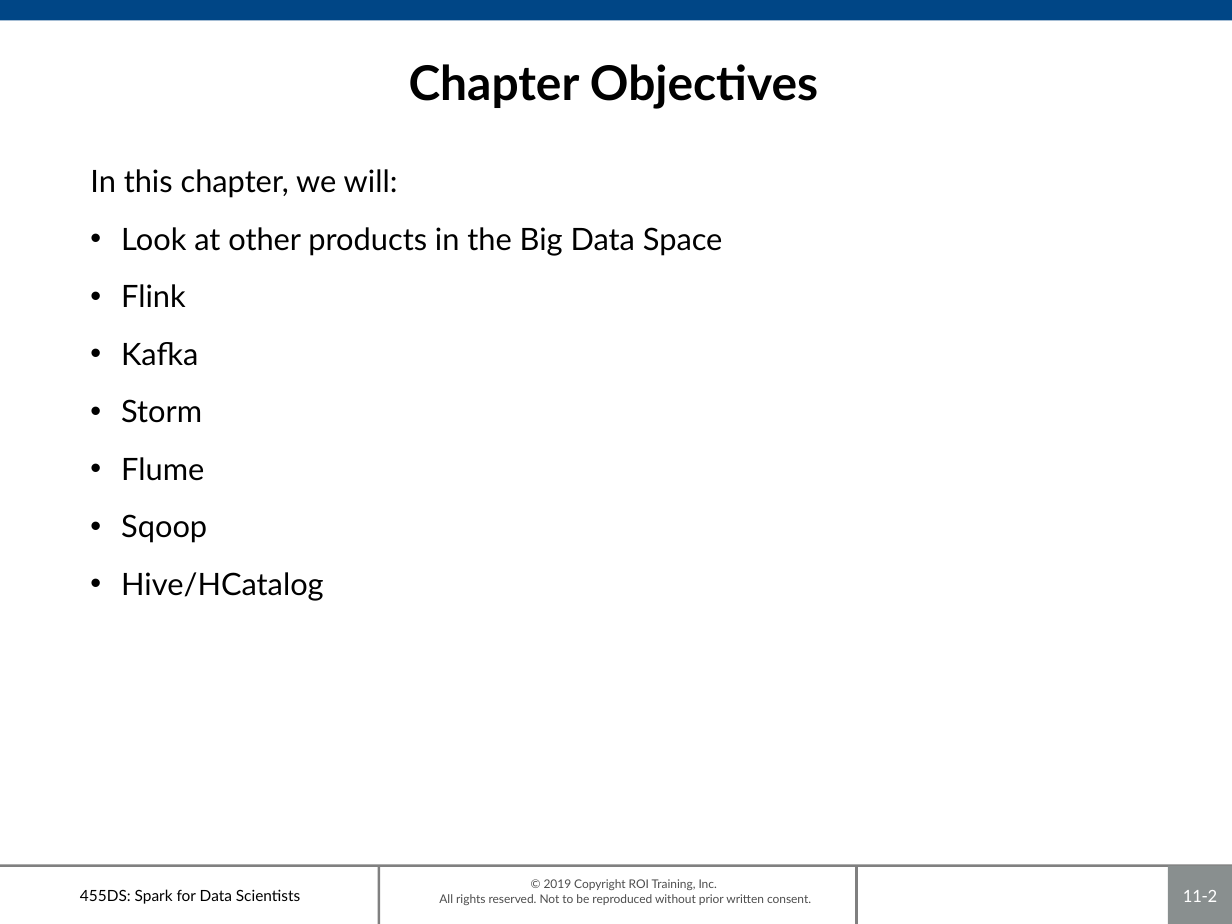
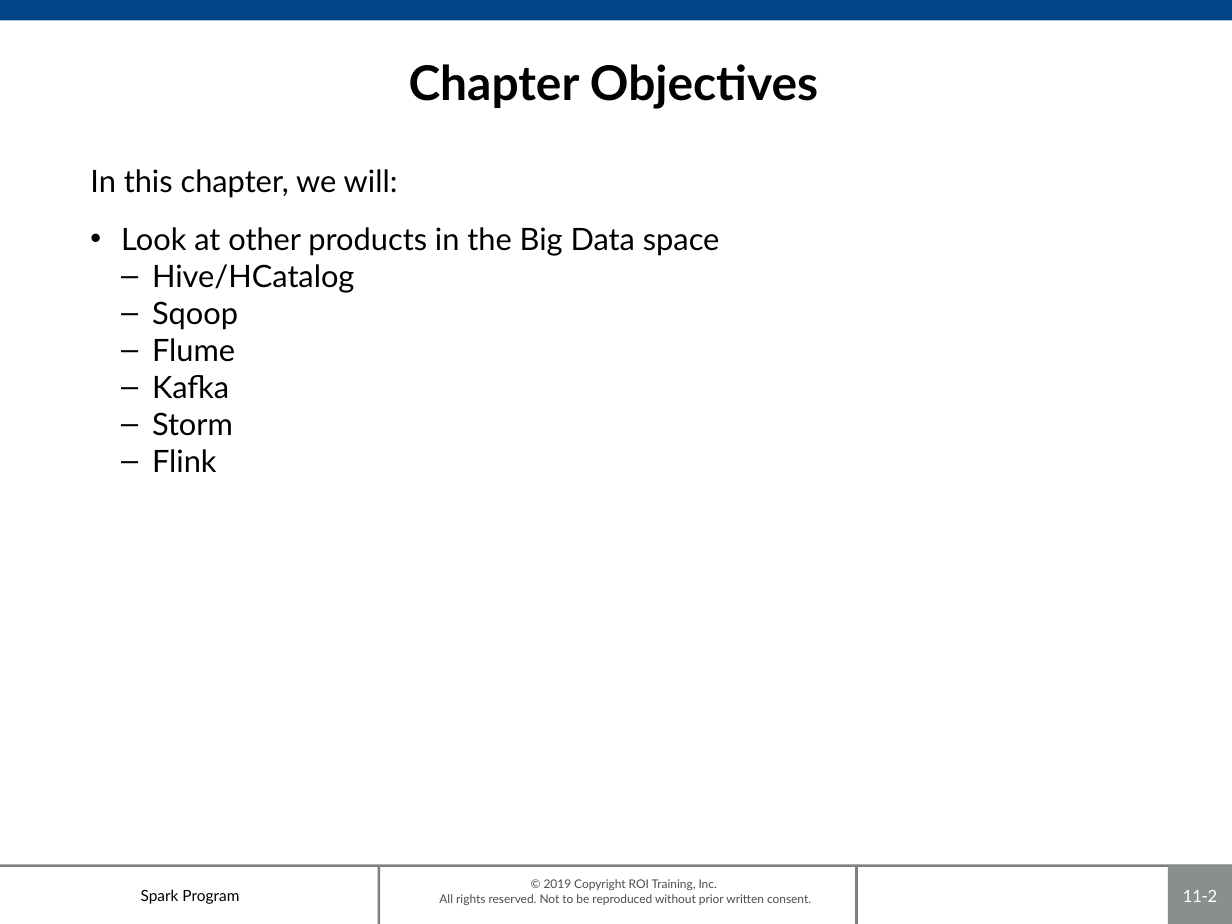
Before and after one commit to roitraining/SparkProgram, a slide deck: slide 2 of Day8/Ch11_Ecosystem.pptx. Drawn at 1232x924 pixels with LibreOffice and Linux fonts; fonts in the diff are those of the drawing; background and template pictures are left out. Boxes give left, top, right and bottom in pixels: in the first picture for what was removed or moved away, otherwise in the second. Text is boxed around its words. In the diff, an @@ line names an element or a change of style, - is before the commit and + after.

```diff
--- a/Day8/Ch11_Ecosystem.pptx
+++ b/Day8/Ch11_Ecosystem.pptx
@@ text at box(121, 227, 720, 362): text changed @@
-• Look at other products in the Big Data Space
-• Flink
+• Look at other products in the Big Data space
+  – Hive/HCatalog
+  – Sqoop
+  – Flume
@@ text at box(152, 375, 233, 436): bullet • to –; list level 1 to 2 in "Kafka"; list level 1 to 2 in "Storm" @@
@@ text at box(152, 449, 217, 472): text changed @@
-• Flume
-• Sqoop
-• Hive/HCatalog
+  – Flink
@@ text at box(141, 889, 239, 904): text changed @@
-455DS: Spark for Data Scientists
+Spark Program
```
Also in this commit, not shown: 8 other slides changed, 3 other files.
